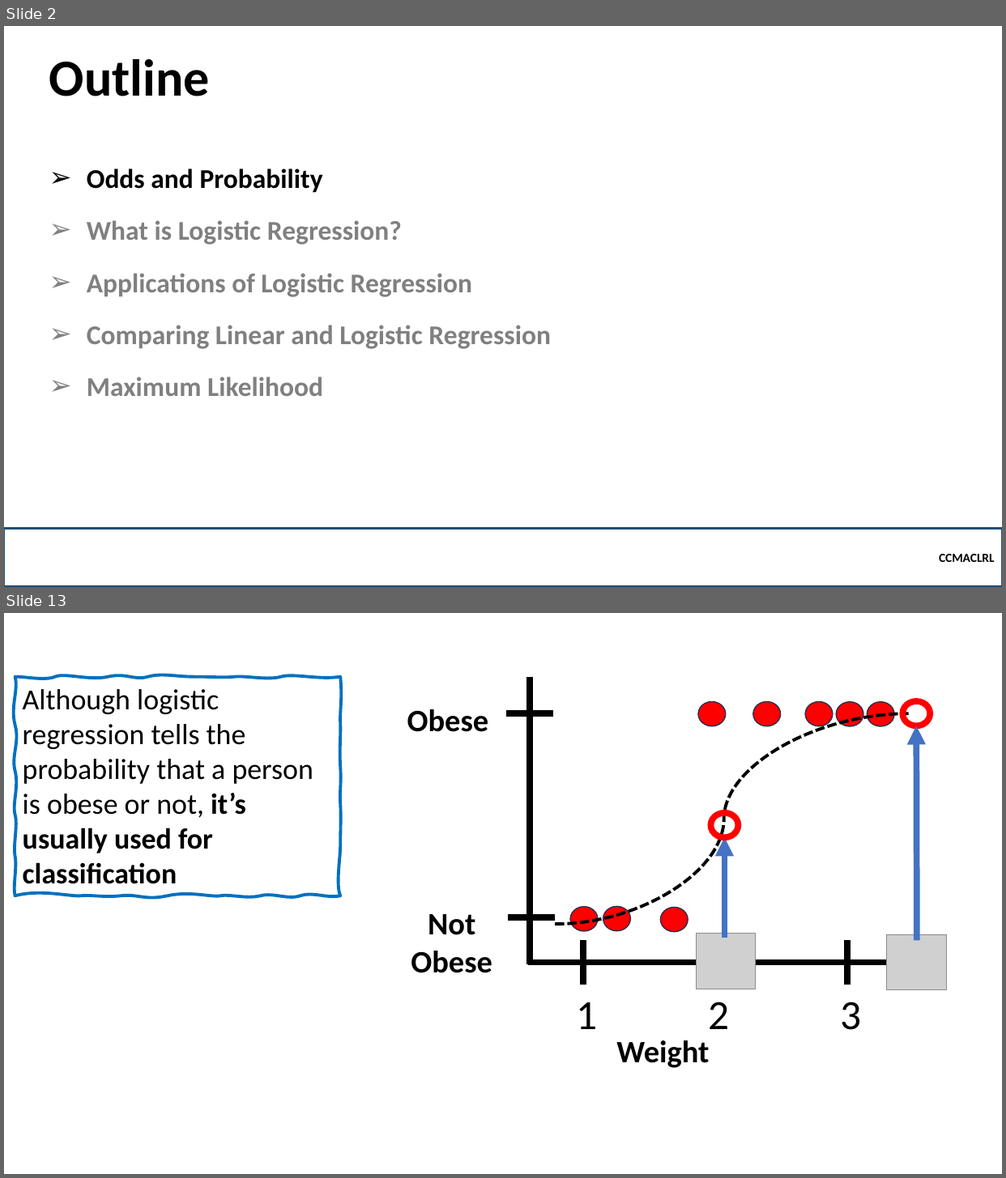
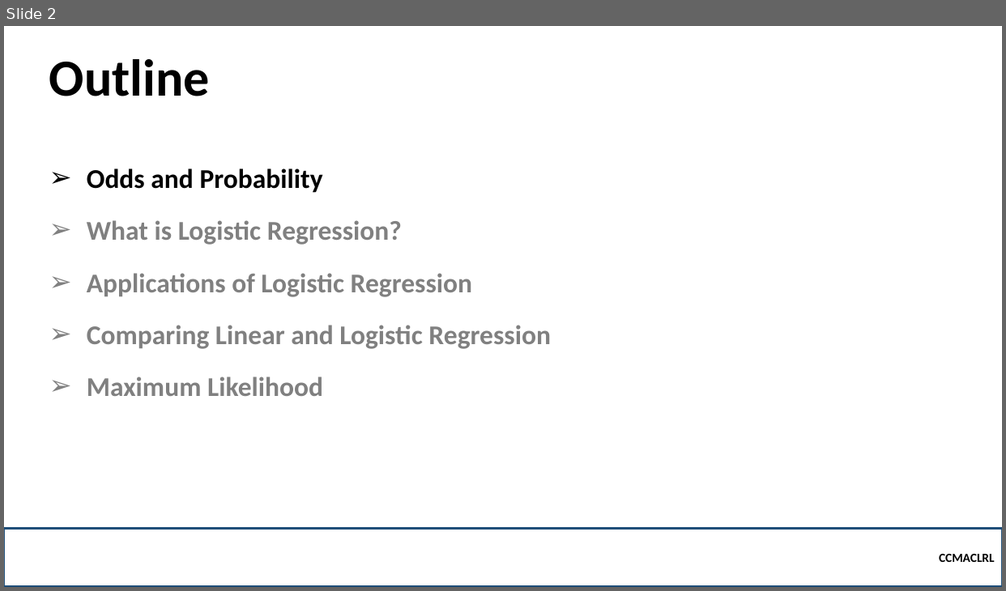
Before and after one commit to robitussin/CCMACLRL, a slide deck: 5 - Logistic Regression/Logistic Regression (Math).pptx. Shown one above the other, each under a label of ours: slides 2 and 13 before the commit, slide 2 after it; the slides between them are not shown. The pictures are 1006x1178 and 1006x591 pixels, drawn with LibreOffice and Linux fonts; fonts in the diff are those of the drawing; grey boxes stand for pictures; background and template pictures are left out. Boxes give left, top, right and bottom in pixels: in the first picture for what was removed or moved away, otherwise in the second. Text is boxed around its words. In the diff, an @@ line names an element or a change of style, - is before the commit and + after.

```diff
--- a/5 - Logistic Regression/Logistic Regression (Math).pptx
+++ b/5 - Logistic Regression/Logistic Regression (Math).pptx
@@ slide 13 removed at (4, 613, 1002, 1174), background picture (left out) @@
@@ freeform shape removed at (15, 677, 341, 896) @@
-Although logistic regression tells the probability that a person is obese or not, it’s usually used for classification
@@ group removed at (407, 677, 947, 1068): 10 ellipses, 6 texts, 6 lines, 2 pictures, 2 arrows, 1 curved line @@
-Weight
-1
-2
-3
-Not Obese
-Obese
```
Also in this commit, not shown: 10 slides changed, 32 other slides removed, 1 other file.
